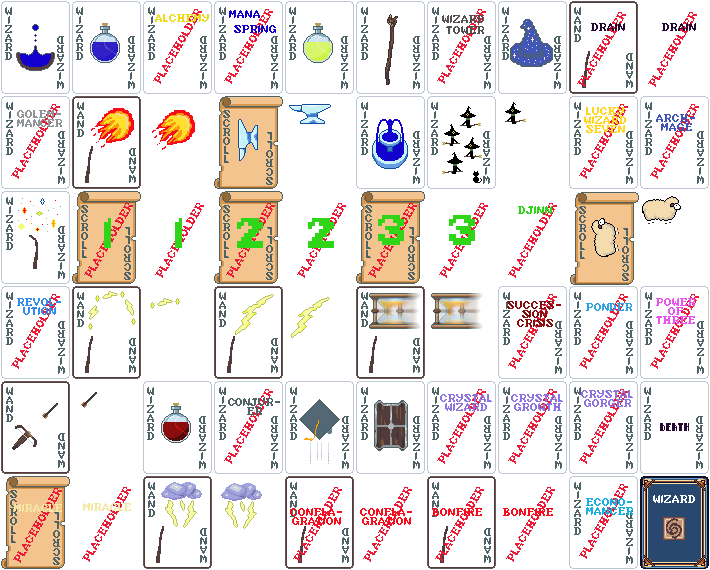
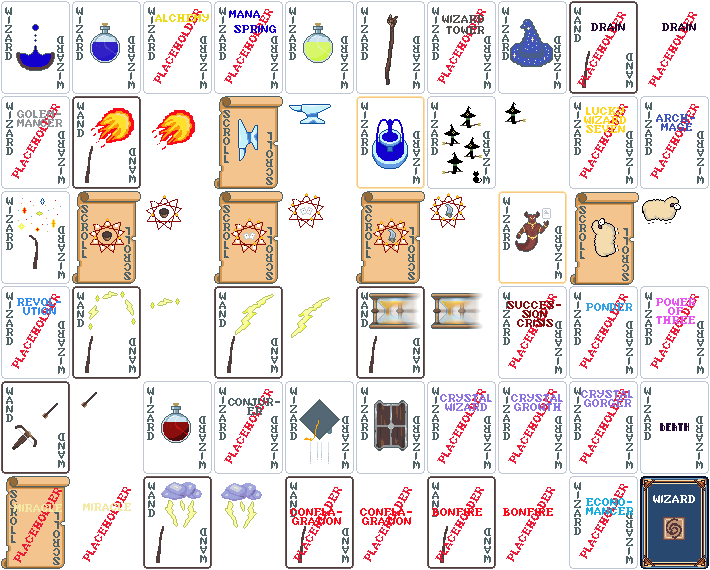
Layer changes from the first 710×570 image to the second:
showed group "Reference/Unused pieces" (11 layers) over [84, 96, 567, 284]
removed group "Summoning Ritual Result" (2 layers) over [508, 203, 557, 278]
removed layer "Placeholder spell template copy #6" from group "Summoning Ritual Result" over [508, 203, 557, 278]
removed group "Summoning Ritual 3" (2 layers) over [439, 203, 488, 278]
added group "Djinn" with 4 layers above "Summoning Ritual 3 spell" over [498, 191, 567, 284]
added layer "Djinn border" in group "Djinn" over [515, 211, 549, 252]
added layer "Djinn art" in group "Djinn" over [516, 212, 548, 251]
added layer "Summon spell back copy" in group "Djinn" over [498, 191, 567, 284]
renamed "Placeholder spell template copy #5" to "Summoning Ritual 3 spell", moved it out of group "Summoning Ritual 3", painted on it over [430, 193, 488, 278]
removed layer "Placeholder spell template copy #2" from group "Scroll Summoning Ritual 3" over [368, 203, 417, 278]
added layer "9 star #3" in group "Scroll Summoning Ritual 3" over [373, 219, 409, 253]
removed group "Summoning Ritual 2" (2 layers) over [297, 203, 346, 278]
renamed "Placeholder spell template copy #4" to "Summoning Ritual 2 spell", moved it out of group "Summoning Ritual 2", painted on it over [288, 193, 346, 278]
removed layer "Placeholder spell template copy #1" from group "Scroll Summoning Ritual 2" over [226, 203, 275, 278]
removed group "Summoning Ritual 1" (2 layers) over [155, 203, 204, 278]
renamed "1 #1" to "Sumnmoning Ritual 1 spell", moved it out of group "Summoning Ritual 1", painted on it over [146, 195, 182, 248]
removed layer "Placeholder spell template copy #3" from group "Summoning Ritual 1" over [155, 203, 204, 278]
removed layer "Placeholder spell template copy" from group "Scroll Summoning Ritual 1" over [84, 203, 133, 278]
painted on "FoM card back" over [356, 96, 425, 189]
…and 16 more changes (10 added, 6 removed)
